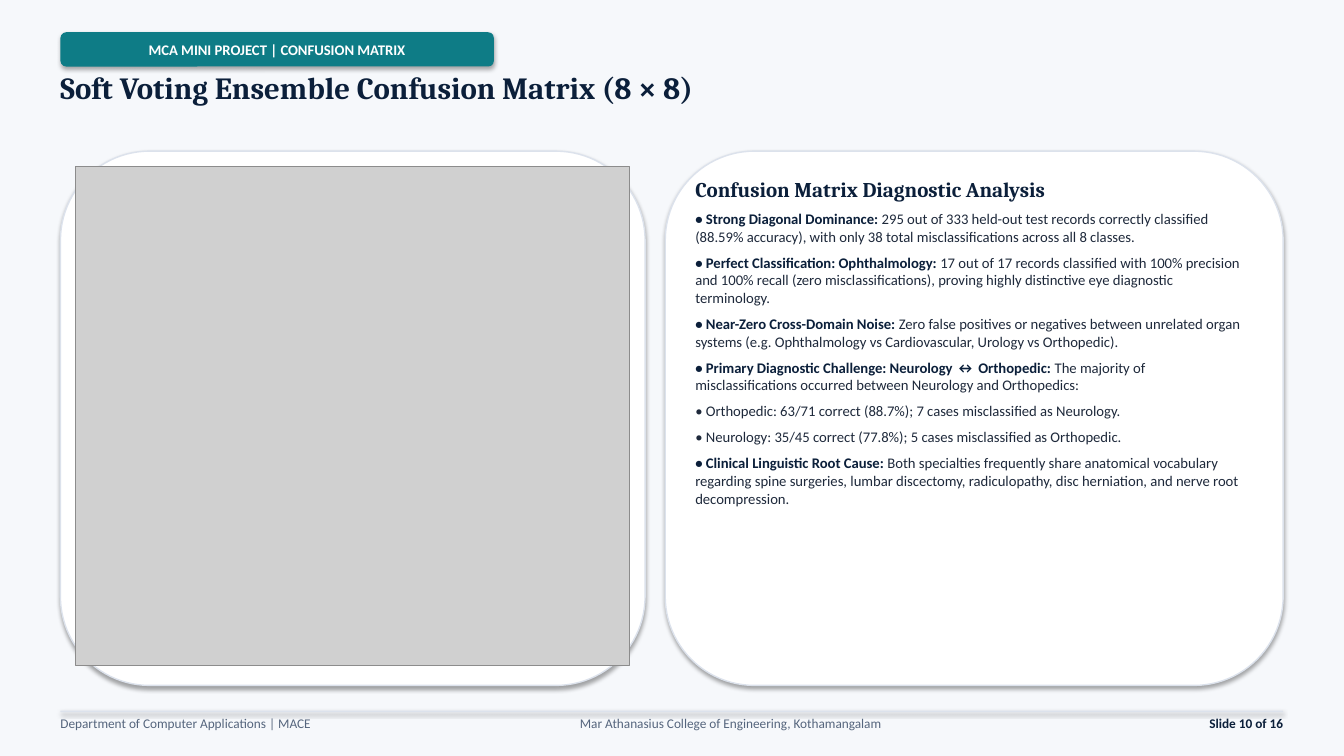
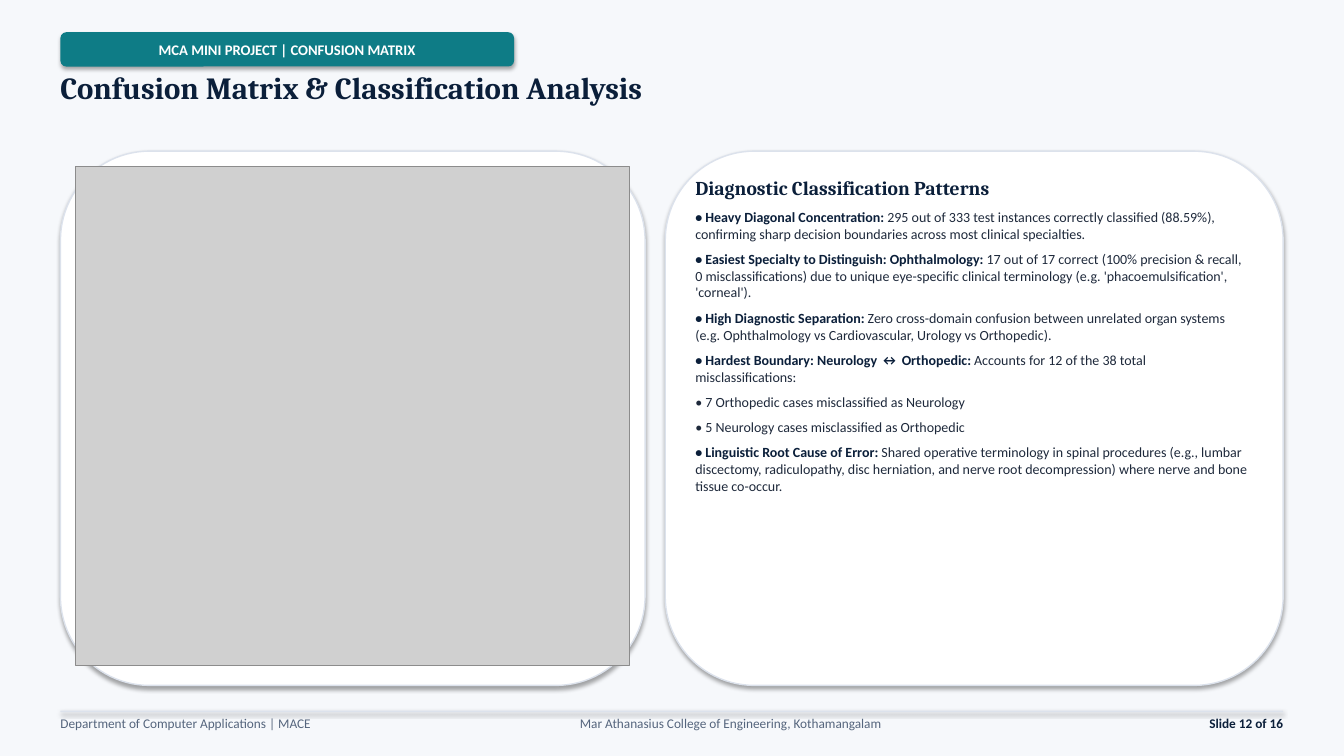
Before and after one commit to JiphinGeorge/Mini-Project-S3-MCA, a slide deck: slide 12 of model training project/2nd Presentation 30-9-2026/Medical_Specialty_Classification_Interim_Presentation_2.pptx (slide 10 before the commit). Drawn at 1344x756 pixels with LibreOffice and Linux fonts; fonts in the diff are those of the drawing; grey boxes stand for pictures. Boxes give left, top, right and bottom in pixels: in the first picture for what was removed or moved away, otherwise in the second. Text is boxed around its words. In the diff, an @@ line names an element or a change of style, - is before the commit and + after.

```diff
--- a/model training project/2nd Presentation 30-9-2026/Medical_Specialty_Classification_Interim_Presentation_2.pptx
+++ b/model training project/2nd Presentation 30-9-2026/Medical_Specialty_Classification_Interim_Presentation_2.pptx
@@ rounded rectangle "MCA MINI PROJECT | CONFUSION ...": place and size @@
-rounded rectangle "MCA MINI PROJECT | CONFUSION ..." at (60, 32, 494, 67)
+rounded rectangle "MCA MINI PROJECT | CONFUSION ..." at (60, 32, 514, 67)
@@ text at (60, 77, 642, 106): text changed @@
-Soft Voting Ensemble Confusion Matrix (8 × 8)
+Confusion Matrix & Classification Analysis
@@ text at (695, 181, 1247, 491): text changed; size 10.5 to 10 pt @@
-Confusion Matrix Diagnostic Analysis
-• Strong Diagonal Dominance: 295 out of 333 held-out test records correctly classified (88.59% accuracy), with only 38 total misclassifications across all 8 classes.
-• Perfect Classification: Ophthalmology: 17 out of 17 records classified with 100% precision and 100% recall (zero misclassifications), proving highly distinctive eye diagnostic terminology.
-• Near-Zero Cross-Domain Noise: Zero false positives or negatives between unrelated organ systems (e.g. Ophthalmology vs Cardiovascular, Urology vs Orthopedic).
-• Primary Diagnostic Challenge: Neurology ↔ Orthopedic: The majority of misclassifications occurred between Neurology and Orthopedics:
-• Orthopedic: 63/71 correct (88.7%); 7 cases misclassified as Neurology.
-• Neurology: 35/45 correct (77.8%); 5 cases misclassified as Orthopedic.
-• Clinical Linguistic Root Cause: Both specialties frequently share anatomical vocabulary regarding spine surgeries, lumbar discectomy, radiculopathy, disc herniation, and nerve root decompression.
+Diagnostic Classification Patterns
+• Heavy Diagonal Concentration: 295 out of 333 test instances correctly classified (88.59%), confirming sharp decision boundaries across most clinical specialties.
+• Easiest Specialty to Distinguish: Ophthalmology: 17 out of 17 correct (100% precision & recall, 0 misclassifications) due to unique eye-specific clinical terminology (e.g. 'phacoemulsification', 'corneal').
+• High Diagnostic Separation: Zero cross-domain confusion between unrelated organ systems (e.g. Ophthalmology vs Cardiovascular, Urology vs Orthopedic).
+• Hardest Boundary: Neurology ↔ Orthopedic: Accounts for 12 of the 38 total misclassifications:
+• 7 Orthopedic cases misclassified as Neurology
+• 5 Neurology cases misclassified as Orthopedic
+• Linguistic Root Cause of Error: Shared operative terminology in spinal procedures (e.g., lumbar discectomy, radiculopathy, disc herniation, and nerve root decompression) where nerve and bone tissue co-occur.
@@ text at (1209, 718, 1283, 728): text changed @@
-Slide 10 of 16
+Slide 12 of 16
```
Also in this commit, not shown: 11 other slides changed, 4 slides added, 4 slides removed, 1 other file.
